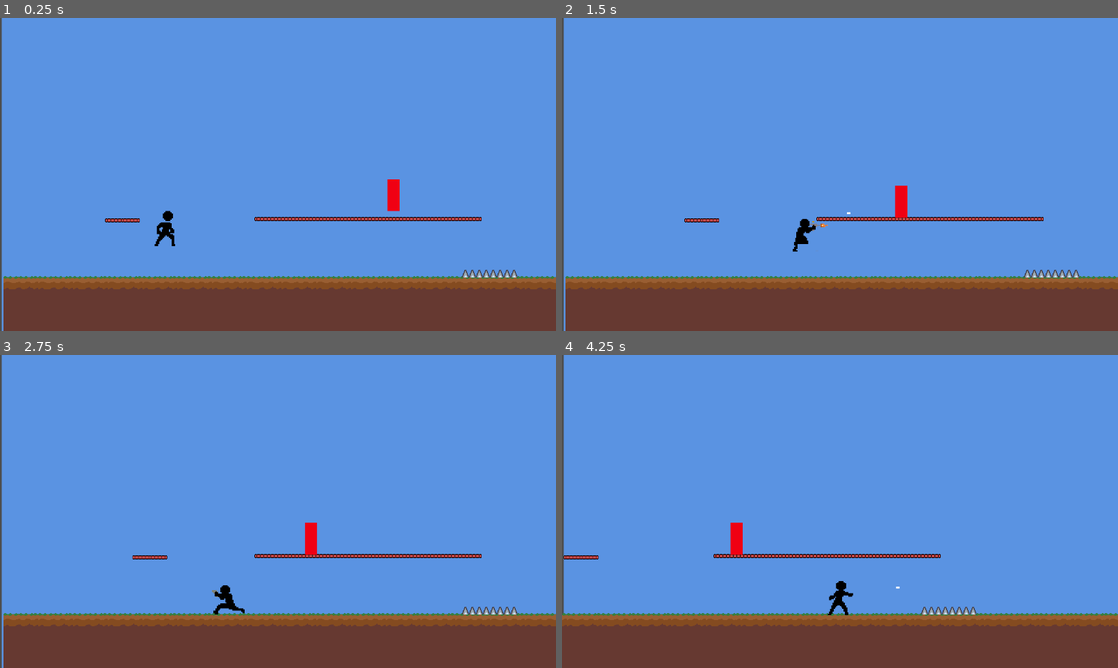
Above: before the commit, frames 1-4 (two rows, left to right).
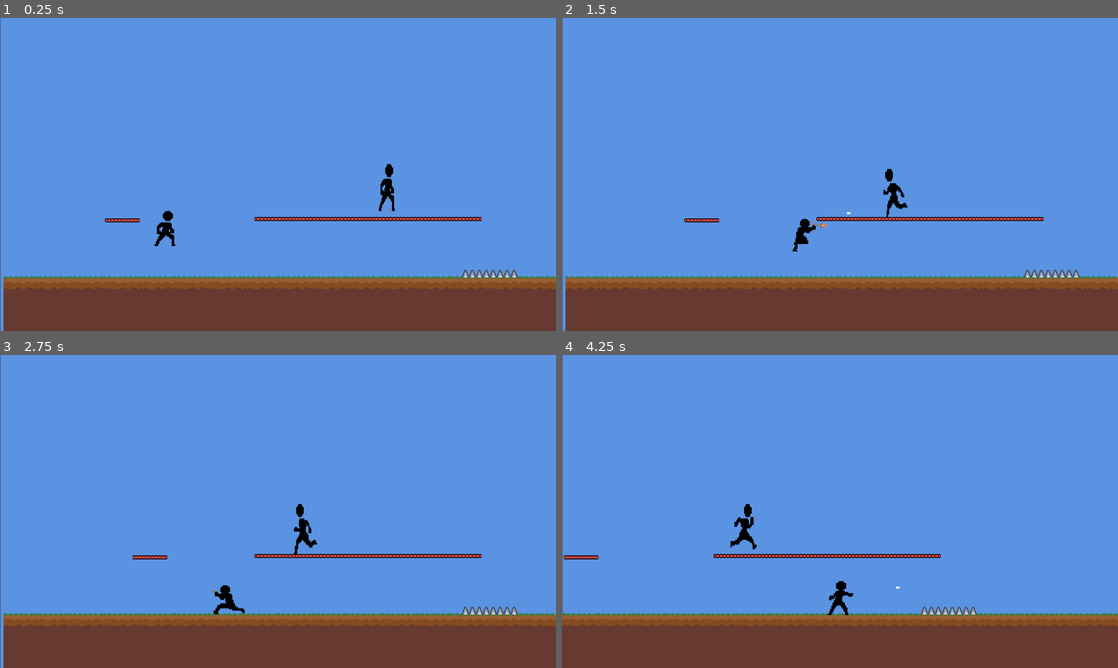
Above: after the commit, the same moments.

Repository: jhonatancunha/godot-game
Game: Godot game, scene res://Levels/level1.tscn
Same seed, same stepped clock (60 frames per second), same inputs: the game is played once before the commit and once after it. This scene is started directly instead of the project's main scene.
Inputs:
- Up to frame 1 (0.25 s): no input
- Up to frame 2 (1.5 s): hold Right (right) from 0.53 s (still down); tap A (punch) at 0.6 s; tap Space (jump) at 0.77 s; tap S (fire) at 1.35 s
- Up to frame 3 (2.75 s): tap Space (jump) at 1.52 s; tap A (punch) at 1.55, 2.1 s; release Right (right) at 2.03 s; hold Left (left) from 2.03 s (still down)
- Up to frame 4 (4.25 s): release Left (left) at 2.78 s; hold Right (right) from 2.78 s (still down); tap A (punch) at 2.85, 3.8 s; tap Space (jump) at 3.02, 3.77 s; tap S (fire) at 3.6 s

The runs differ from the first frame. In frame 1, 0.7% of the frame differs, in the area x 0-72%, y 0-100%; in frame 2, 0.8%; in frame 3, 0.8%, in the area x 0-58%, y 0-100%; in frame 4, 0.7%.

Commit message:
feat: Adicionando animação no inimigo

Diff:
--- a/Enemy/Enemy.gd
+++ b/Enemy/Enemy.gd
@@ -5,9 +5,15 @@
 @export var speed: float = 100.0
 @export var health: int = 3
 
+@onready var animationPlayer = $AnimationPlayer
+@onready var sprite = $Sprite2D
+
+var can_idle = true
+
 # Get the gravity from the project settings to be synced with RigidBody nodes.
 var gravity: int = ProjectSettings.get_setting("physics/2d/default_gravity")
 var is_moving_left: bool = true
+var is_walking = true
 
 # knockback amount when get damage
 var knockback_distance = 60
@@ -15,6 +21,7 @@
 func _process(delta: float) -> void:
 	move_enemy(delta)
 	detect_turn_around()
+	update_animation()
 
 func move_enemy(delta: float) -> void:
 	velocity.x = -speed if is_moving_left else speed
@@ -22,6 +29,17 @@
 
 	move_and_slide()
 
+func update_animation():
+	if is_on_floor():
+		if can_idle:
+			if not is_walking:
+				animationPlayer.play("idle")
+			else:
+				if is_moving_left:
+					sprite.flip_h = 1
+				else:
+					sprite.flip_h = -1
+				animationPlayer.play("walk")
 
 func detect_turn_around():
 	if not $RayCast2D.is_colliding() and is_on_floor():
@@ -39,3 +57,12 @@
 			position.x += knockback_distance
 		else:
 			position.x -= knockback_distance
+
+
+
+func _on_attack_area_2d_area_entered(area: Area2D) -> void:
+	if area.is_in_group("damage_area"):
+		print("TOMOU DANO")
+		print(health)
+		area.get_parent().take_damage()
+		animationPlayer.play("punch")
--- a/Enemy/Enemy.tscn
+++ b/Enemy/Enemy.tscn
@@ -1,25 +1,171 @@
-[gd_scene load_steps=5 format=3 uid="uid://cb7exhvs2ybjb"]
+[gd_scene load_steps=13 format=3 uid="uid://cb7exhvs2ybjb"]
 
 [ext_resource type="Script" path="res://Enemy/Enemy.gd" id="1_68x04"]
-[ext_resource type="Texture2D" uid="uid://6t8righ6dwh2" path="res://Enemy/enemy.png" id="1_rlmk2"]
+[ext_resource type="Texture2D" uid="uid://btt2056o0vn2k" path="res://Player/player_movements.png" id="2_u8vfk"]
 
 [sub_resource type="RectangleShape2D" id="RectangleShape2D_spikd"]
-size = Vector2(16, 42.7442)
+size = Vector2(26, 65)
+
+[sub_resource type="Animation" id="Animation_3nca2"]
+length = 0.001
+tracks/0/type = "value"
+tracks/0/imported = false
+tracks/0/enabled = true
+tracks/0/path = NodePath("Sprite2D:frame_coords")
+tracks/0/interp = 1
+tracks/0/loop_wrap = true
+tracks/0/keys = {
+"times": PackedFloat32Array(0),
+"transitions": PackedFloat32Array(1),
+"update": 1,
+"values": [Vector2i(0, 0)]
+}
+
+[sub_resource type="Animation" id="Animation_jx8cb"]
+resource_name = "idle"
+length = 0.95
+loop_mode = 1
+tracks/0/type = "value"
+tracks/0/imported = false
+tracks/0/enabled = true
+tracks/0/path = NodePath("Sprite2D:frame_coords")
+tracks/0/interp = 1
+tracks/0/loop_wrap = true
+tracks/0/keys = {
+"times": PackedFloat32Array(0, 0.1, 0.2, 0.3, 0.4, 0.5, 0.6, 0.7, 0.8, 0.9),
+"transitions": PackedFloat32Array(1, 1, 1, 1, 1, 1, 1, 1, 1, 1),
+"update": 1,
+"values": [Vector2i(0, 0), Vector2i(1, 0), Vector2i(2, 0), Vector2i(2, 0), Vector2i(4, 0), Vector2i(5, 0), Vector2i(6, 0), Vector2i(7, 0), Vector2i(8, 0), Vector2i(9, 0)]
+}
+
+[sub_resource type="Animation" id="Animation_0n5di"]
+resource_name = "idle_shot"
+length = 0.5
+tracks/0/type = "value"
+tracks/0/imported = false
+tracks/0/enabled = true
+tracks/0/path = NodePath("Sprite2D:frame_coords")
+tracks/0/interp = 1
+tracks/0/loop_wrap = true
+tracks/0/keys = {
+"times": PackedFloat32Array(0, 0.1, 0.2, 0.3, 0.4, 0.5),
+"transitions": PackedFloat32Array(1, 1, 1, 1, 1, 1),
+"update": 1,
+"values": [Vector2i(0, 5), Vector2i(1, 5), Vector2i(2, 5), Vector2i(3, 5), Vector2i(4, 5), Vector2i(5, 5)]
+}
+
+[sub_resource type="Animation" id="Animation_1b41r"]
+resource_name = "punch"
+length = 0.45
+tracks/0/type = "value"
+tracks/0/imported = false
+tracks/0/enabled = true
+tracks/0/path = NodePath("Sprite2D:frame_coords")
+tracks/0/interp = 1
+tracks/0/loop_wrap = true
+tracks/0/keys = {
+"times": PackedFloat32Array(0, 0.1, 0.2, 0.3, 0.4, 0.5, 0.6, 0.7, 0.8),
+"transitions": PackedFloat32Array(1, 1, 1, 1, 1, 1, 1, 1, 1),
+"update": 1,
+"values": [Vector2i(0, 2), Vector2i(1, 2), Vector2i(3, 2), Vector2i(4, 2), Vector2i(5, 2), Vector2i(6, 2), Vector2i(7, 2), Vector2i(8, 2), Vector2i(9, 2)]
+}
+tracks/1/type = "value"
+tracks/1/imported = false
+tracks/1/enabled = true
+tracks/1/path = NodePath("PunchArea2D/Colision:disabled")
+tracks/1/interp = 1
+tracks/1/loop_wrap = true
+tracks/1/keys = {
+"times": PackedFloat32Array(0, 0.1, 0.3),
+"transitions": PackedFloat32Array(1, 1, 1),
+"update": 1,
+"values": [true, false, true]
+}
+
+[sub_resource type="Animation" id="Animation_imoi8"]
+resource_name = "shot_gun_run"
+length = 0.5
+tracks/0/type = "value"
+tracks/0/imported = false
+tracks/0/enabled = true
+tracks/0/path = NodePath("Sprite2D:frame_coords")
+tracks/0/interp = 1
+tracks/0/loop_wrap = true
+tracks/0/keys = {
+"times": PackedFloat32Array(0, 0.1, 0.2, 0.3, 0.4, 0.5),
+"transitions": PackedFloat32Array(1, 1, 1, 1, 1, 1),
+"update": 1,
+"values": [Vector2i(2, 4), Vector2i(3, 4), Vector2i(4, 4), Vector2i(5, 4), Vector2i(6, 4), Vector2i(7, 4)]
+}
+
+[sub_resource type="Animation" id="Animation_k7no5"]
+resource_name = "walk"
+length = 0.8
+loop_mode = 1
+tracks/0/type = "value"
+tracks/0/imported = false
+tracks/0/enabled = true
+tracks/0/path = NodePath("Sprite2D:frame_coords")
+tracks/0/interp = 1
+tracks/0/loop_wrap = true
+tracks/0/keys = {
+"times": PackedFloat32Array(0.1, 0.2, 0.3, 0.4, 0.5, 0.6, 0.7, 0.8),
+"transitions": PackedFloat32Array(1, 1, 1, 1, 1, 1, 1, 1),
+"update": 1,
+"values": [Vector2i(0, 1), Vector2i(1, 1), Vector2i(2, 1), Vector2i(3, 1), Vector2i(4, 1), Vector2i(5, 1), Vector2i(6, 1), Vector2i(7, 1)]
+}
+
+[sub_resource type="Animation" id="Animation_j1382"]
+resource_name = "walk_gun"
+length = 0.8
+loop_mode = 1
+tracks/0/type = "value"
+tracks/0/imported = false
+tracks/0/enabled = true
+tracks/0/path = NodePath("Sprite2D:frame_coords")
+tracks/0/interp = 1
+tracks/0/loop_wrap = true
+tracks/0/keys = {
+"times": PackedFloat32Array(0, 0.1, 0.2, 0.3, 0.4, 0.5, 0.6, 0.7),
+"transitions": PackedFloat32Array(1, 1, 1, 1, 1, 1, 1, 1),
+"update": 1,
+"values": [Vector2i(0, 3), Vector2i(1, 3), Vector2i(2, 3), Vector2i(3, 3), Vector2i(4, 3), Vector2i(5, 3), Vector2i(6, 3), Vector2i(7, 3)]
+}
+
+[sub_resource type="AnimationLibrary" id="AnimationLibrary_krh22"]
+_data = {
+"RESET": SubResource("Animation_3nca2"),
+"idle": SubResource("Animation_jx8cb"),
+"idle_shot": SubResource("Animation_0n5di"),
+"punch": SubResource("Animation_1b41r"),
+"shot_gun_run": SubResource("Animation_imoi8"),
+"walk": SubResource("Animation_k7no5"),
+"walk_gun": SubResource("Animation_j1382")
+}
 
 [sub_resource type="RectangleShape2D" id="RectangleShape2D_j0hxh"]
-size = Vector2(23, 43)
+size = Vector2(26, 64.75)
 
-[node name="CharacterBody2D" type="CharacterBody2D" groups=["enemy"]]
+[node name="Enemy" type="CharacterBody2D" groups=["enemy"]]
 script = ExtResource("1_68x04")
 
 [node name="Sprite2D" type="Sprite2D" parent="."]
-position = Vector2(0, -5.3721)
-scale = Vector2(1, 2.67151)
-texture = ExtResource("1_rlmk2")
+modulate = Color(0.686275, 0.027451, 0, 1)
+texture_filter = 1
+position = Vector2(-8.5, -19)
+scale = Vector2(1.28125, 2.1875)
+texture = ExtResource("2_u8vfk")
+hframes = 10
+vframes = 6
 
 [node name="CollisionShape2D" type="CollisionShape2D" parent="."]
-position = Vector2(0, -5.23256)
+position = Vector2(-9, -16)
 shape = SubResource("RectangleShape2D_spikd")
+
+[node name="AnimationPlayer" type="AnimationPlayer" parent="."]
+libraries = {
+"": SubResource("AnimationLibrary_krh22")
+}
 
 [node name="RayCast2D" type="RayCast2D" parent="."]
 position = Vector2(-9.88372, -26)
@@ -27,13 +173,13 @@
 [node name="EnemyArea2D" type="Area2D" parent="." groups=["enemy"]]
 
 [node name="CollisionShape2D2" type="CollisionShape2D" parent="EnemyArea2D"]
-position = Vector2(0, -5.23256)
+position = Vector2(-9, -16)
 shape = SubResource("RectangleShape2D_spikd")
 
 [node name="AttackArea2D" type="Area2D" parent="." groups=["attack_area"]]
 
 [node name="CollisionShape2D" type="CollisionShape2D" parent="AttackArea2D"]
-position = Vector2(0.5, -5.5)
+position = Vector2(-9, -16.375)
 shape = SubResource("RectangleShape2D_j0hxh")
 
 [connection signal="area_entered" from="AttackArea2D" to="." method="_on_attack_area_2d_area_entered"]
--- a/Levels/level1.tscn
+++ b/Levels/level1.tscn
@@ -137,7 +137,7 @@
 motion_mirroring = Vector2(1280, 0)
 
 [node name="Sprite2D" type="Sprite2D" parent="ParallaxBackground/Sky"]
-position = Vector2(4, 0)
+position = Vector2(1, -1)
 texture = ExtResource("2_fm5hr")
 centered = false
 
--- a/Player/player.gd
+++ b/Player/player.gd
@@ -22,7 +22,7 @@
 var can_idle = true
 var is_walking = true
 var is_attacking: bool = false
-var health: int = 3  # ou qualquer valor inicial de saúde
+var health: int = 3
 
 @onready var animationPlayer = $AnimationPlayer
 @onready var sprite = $Sprite2D
@@ -144,8 +144,8 @@
 
 
 
-func _on_damage_area_2d_area_entered(area: Area2D) -> void:
-	if area.is_in_group("attack_area"):
-		print("TOMOU DANO")
-		print(health)
-		take_damage()
+#func _on_damage_area_2d_area_entered(area: Area2D) -> void:
+#	if area.is_in_group("attack_area"):
+#		print("TOMOU DANO")
+#		print(health)
+#		take_damage()
--- a/Player/player.tscn
+++ b/Player/player.tscn
@@ -19,18 +19,6 @@
 "transitions": PackedFloat32Array(1),
 "update": 1,
 "values": [Vector2i(0, 0)]
-}
-tracks/1/type = "value"
-tracks/1/imported = false
-tracks/1/enabled = true
-tracks/1/path = NodePath("PunchArea2D/Colision:disabled")
-tracks/1/interp = 1
-tracks/1/loop_wrap = true
-tracks/1/keys = {
-"times": PackedFloat32Array(0),
-"transitions": PackedFloat32Array(1),
-"update": 1,
-"values": [true]
 }
 
 [sub_resource type="Animation" id="Animation_jx8cb"]
@@ -159,7 +147,7 @@
 size = Vector2(25, 20)
 
 [sub_resource type="RectangleShape2D" id="RectangleShape2D_qtu4q"]
-size = Vector2(29, 54)
+size = Vector2(27, 35)
 
 [node name="Player" type="CharacterBody2D" groups=["player"]]
 script = ExtResource("1_8skvs")
@@ -191,11 +179,11 @@
 [node name="Marker2D" type="Marker2D" parent="."]
 position = Vector2(27, -17)
 
-[node name="DamageArea2D" type="Area2D" parent="." groups=["damage_area"]]
+[node name="damage_area_2D" type="Area2D" parent="." groups=["damage_area"]]
 
-[node name="CollisionShape2D" type="CollisionShape2D" parent="DamageArea2D"]
-position = Vector2(-2.5, -2)
+[node name="CollisionShape2D" type="CollisionShape2D" parent="damage_area_2D"]
+position = Vector2(-3.5, 7.5)
 shape = SubResource("RectangleShape2D_qtu4q")
 
 [connection signal="area_entered" from="PunchArea2D" to="." method="_on_punch_area_2d_area_entered"]
-[connection signal="area_entered" from="DamageArea2D" to="." method="_on_damage_area_2d_area_entered"]
+[connection signal="area_entered" from="damage_area_2D" to="." method="_on_damage_area_2d_area_entered"]
Binary file added: Enemy/enemy_movements.png
Not shown, added: Enemy/enemy_movements.png.import
Binary file added: Enemy/enemy_run.png
Not shown, added: Enemy/enemy_run.png.import
Binary file added: Enemy/idle.png
Not shown, added: Enemy/idle.png.import
Binary file added: Enemy/punch.png
Not shown, added: Enemy/punch.png.import
